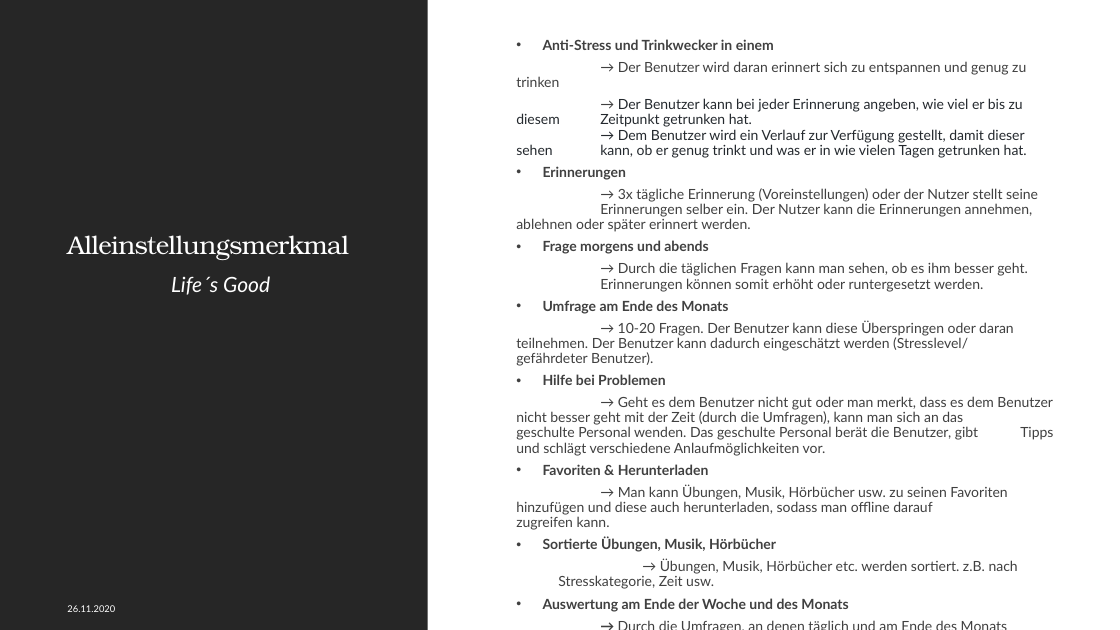
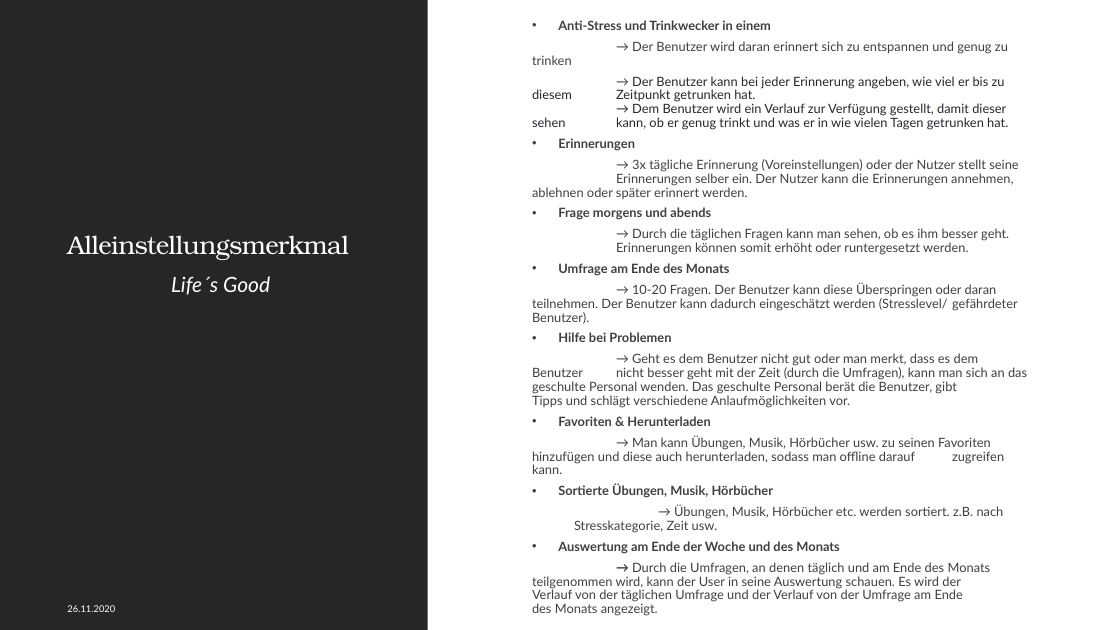
Before and after one commit to Kplacken/EPWS2020SerttasPlackenhohn, a slide deck: slide 13 of Audit 1/WS2020_SerttasPlackenhohn_Audit1.pptx. Drawn at 1120x630 pixels with LibreOffice and Linux fonts; fonts in the diff are those of the drawing. Boxes give left, top, right and bottom in pixels: in the first picture for what was removed or moved away, otherwise in the second. Text is boxed around its words. In the diff, an @@ line names an element or a change of style, - is before the commit and + after.

```diff
--- a/Audit 1/WS2020_SerttasPlackenhohn_Audit1.pptx
+++ b/Audit 1/WS2020_SerttasPlackenhohn_Audit1.pptx
@@ text "Anti-Stress und Trinkwecker in einem": place and size @@
-text "Anti-Stress und Trinkwecker in einem" at <box>516,39,1053,612</box>
+text "Anti-Stress und Trinkwecker in einem" at <box>532,20,1027,616</box>
@@ text "Anti-Stress und Trinkwecker in einem" at <box>532,20,1027,616</box>: size 12 to 11 pt @@
```
Also in this commit, not shown: 6 other slides changed.
